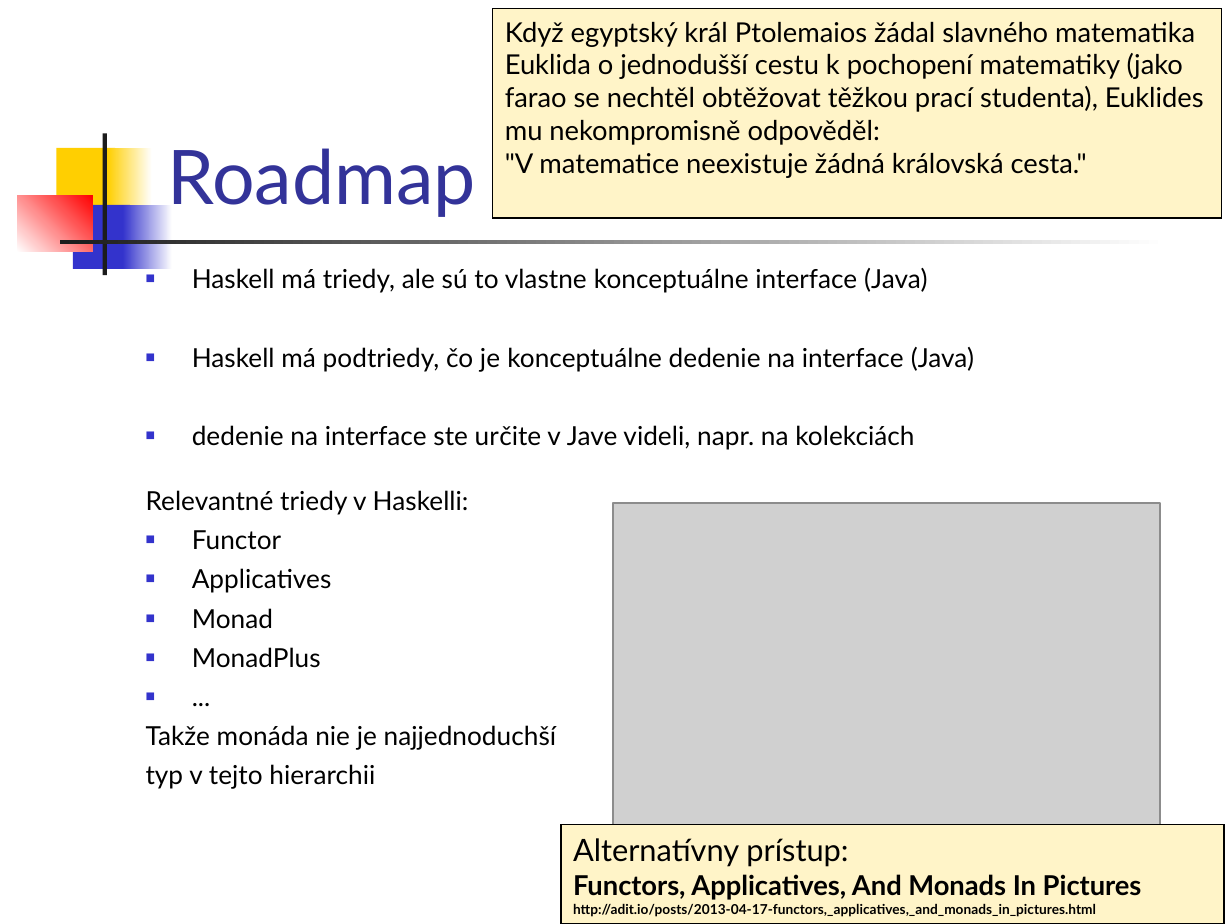
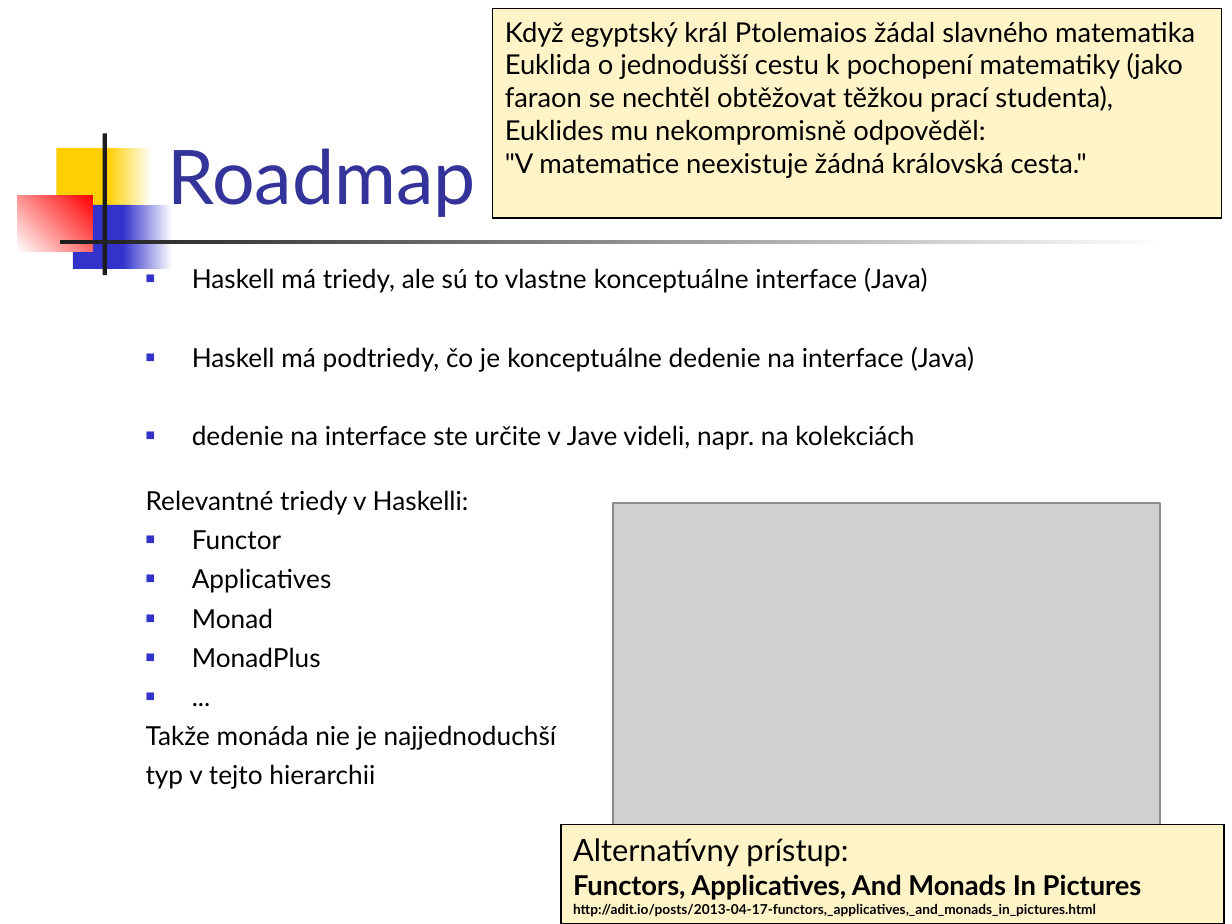
Before and after one commit to Funkcionalne/Prednasky, a slide deck: slide 6 of 11/11_fpro.ppt. Drawn at 1232x924 pixels with LibreOffice and Linux fonts; fonts in the diff are those of the drawing; grey boxes stand for pictures. Boxes give left, top, right and bottom in pixels: in the first picture for what was removed or moved away, otherwise in the second. Text is boxed around its words. In the diff, an @@ line names an element or a change of style, - is before the commit and + after.

```diff
--- a/11/11_fpro.ppt
+++ b/11/11_fpro.ppt
@@ text in rectangle at (x1=505, y1=22, x2=1195, y2=145): text changed @@
-Když egyptský král Ptolemaios žádal slavného matematika Euklida o jednodušší cestu k pochopení matematiky (jako farao se nechtěl obtěžovat těžkou prací studenta), Euklides mu nekompromisně odpověděl:
+Když egyptský král Ptolemaios žádal slavného matematika Euklida o jednodušší cestu k pochopení matematiky (jako faraon se nechtěl obtěžovat těžkou prací studenta), Euklides mu nekompromisně odpověděl:
```
Also in this commit, not shown: 4 other slides changed, 11 other files.
